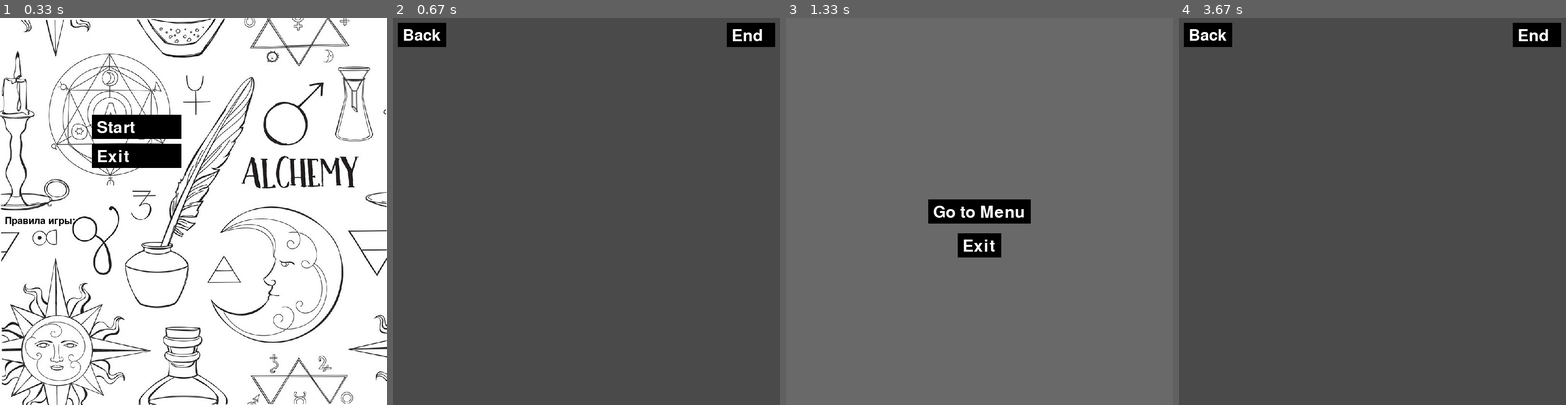
Above: before the commit, frames 1-4 (left to right).
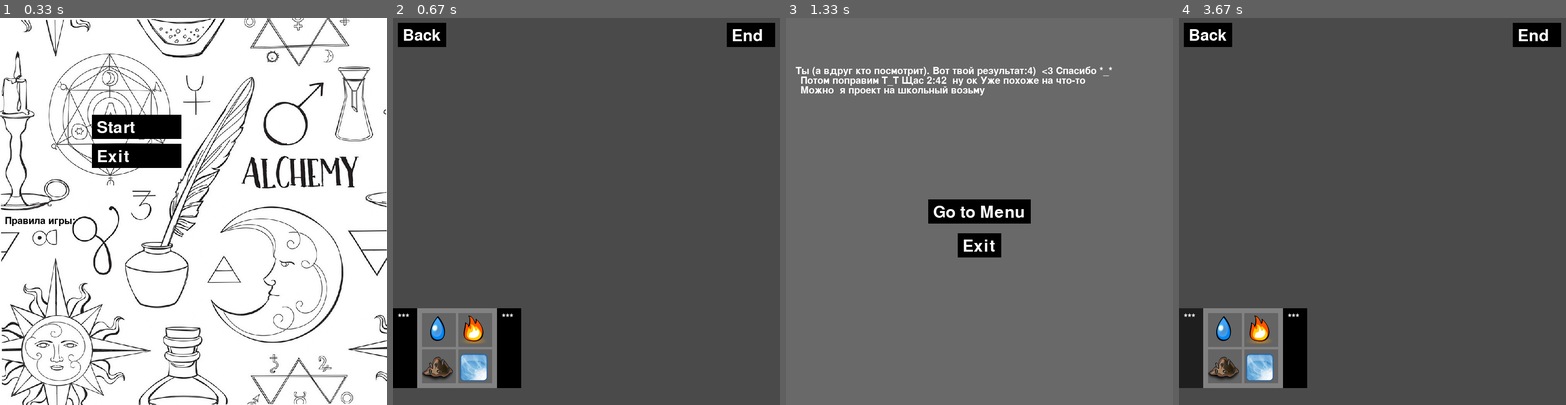
Above: after the commit, the same moments.

Repository: MambaElm/PygameProject
Game: pygame game, started from main.py
Same seed, same stepped clock (60 frames per second), same inputs: the game is played once before the commit and once after it.
Inputs (mouse positions are in pixels of both pictures, inside the frame that each line leads up to):
- Up to frame 1 (0.33 s): no input
- Up to frame 2 (0.67 s): press the mouse at (528, 126) at 0.37 s; move the mouse to (547, 114) at 0.47 s; release the mouse at (571, 107) at 0.6 s
- Up to frame 3 (1.33 s): click "End" at 0.72 s
- Up to frame 4 (3.67 s): press the mouse at (1372, 211) at 1.53 s; move the mouse to (1368, 281) at 1.63 s; release the mouse at (1364, 350) at 1.77 s; press the mouse at (1314, 126) at 1.87 s; move the mouse to (1271, 165) at 1.97 s; release the mouse at (1229, 199) at 2.1 s; press the mouse at (1209, 33) at 2.2 s; move the mouse to (1341, 192) at 2.3 s; release the mouse at (1480, 350) at 2.43 s; press the mouse at (1314, 126) at 2.53 s; move the mouse to (1391, 153) at 2.63 s; release the mouse at (1469, 176) at 2.77 s; press the mouse at (1209, 33) at 2.87 s; move the mouse to (1248, 137) at 2.97 s; release the mouse at (1291, 242) at 3.1 s; press the mouse at (1314, 126) at 3.2 s; move the mouse to (1287, 172) at 3.3 s; release the mouse at (1256, 215) at 3.43 s; click (1190, 346) at 3.55 s, where only the run after the commit has a clickable "***"

Frame 1 is identical in both runs. In frame 2, 6.7% of the frame differs, in the area x 0-34%, y 75-96%; in frame 3, 1.6%; in frame 4, 6.7%.

Commit message:
Исправление слияния веток Подгон класса Closet под Element

Diff:
--- a/main.py
+++ b/main.py
@@ -6,6 +6,7 @@
 pygame.init()
 pygame.display.set_caption('X|')
 size = width, height = 800, 800
+elem_size = 65  # указать размеры для элементов
 screen = pygame.display.set_mode(size)
 clock = pygame.time.Clock()
 fps = 60
@@ -36,6 +37,51 @@
     font_type = pygame.font.SysFont(font_t, font_size)
     txt = font_type.render(message, True, font_clr)
     screen.blit(txt, (x, y))
+
+class Closet:
+    def __init__(self, pos_x, pos_y):
+        self.x = pos_x
+        self.y = pos_y
+        self.elem = pygame.sprite.Group()
+        for i in range(1, 5):
+            Element(self.elem, 60 + (elem_size + 10) * (len(self.elem) // 2) + self.x,
+                10 + (elem_size + 15) * (len(self.elem) % 2) + self.y, str(i))
+        self.color = (130, 130, 130)
+        self.color_fon_elem = (100, 100, 100)
+        self.width = (len(self.elem) // 2 + len(self.elem) % 2) * (elem_size + 15) + 5
+        self.height = (elem_size + 15) * 2 + 5
+        self.rect = pygame.Rect(self.x, self.y, self.width + 100, self.height)
+        self.left_button = Button(50, self.height)
+        self.right_button = Button(50, self.height)
+
+    def draw(self, canvas):
+        pygame.draw.rect(canvas, self.color, (self.x, self.y, self.width + 100, self.height))
+        for i, el in enumerate(self.elem):
+            pygame.draw.rect(canvas, self.color_fon_elem,
+                             (60 + (elem_size + 10) * (i // 2) + self.x, 10 + (elem_size + 10) * (i % 2) + self.y,
+                              elem_size + 5, elem_size + 5))
+        self.elem.draw(canvas)
+        self.left_button.draw(0, self.y, '***')
+        if self.width + 50 < 750:
+            self.right_button.draw(self.width + 50, self.y, '***')
+        else:
+            self.right_button.draw(750, self.y - 10, '***')
+
+    def scroll(self):
+        if self.right_button.click() and self.x > 800 - self.width:
+            self.x -= 200 / fps
+            for i, el in enumerate(self.elem):
+                el.rect.x = 60 + (elem_size + 10) * (i // 2) + self.x
+                el.rect.y = 10 + (elem_size + 15) * (i % 2) + self.y
+        if self.left_button.click() and self.x < 0:
+            self.x += 200 / fps
+            for i, el in enumerate(self.elem):
+                el.rect.x = 60 + (elem_size + 10) * (i // 2) + self.x
+                el.rect.y = 10 + (elem_size + 15) * (i % 2) + self.y
+
+    def new_elem(self, element):
+        self.elem.add(element)
+        self.width = (len(self.elem) // 2 + len(self.elem) % 2) * (elem_size + 15) + 5
 
 
 class Button:
@@ -111,6 +157,9 @@
         screen.fill((105, 105, 105))
         go_to_menu.draw(294, 375, 'Go to Menu', 50)
         quit_button.draw(355, 445, 'Exit', 50)
+        print_txt(f'Ты (а вдруг кто посмотрит). Вот твой результат:{len(closet.elem)})  <3 Спасибо *_*', 20, 100)
+        print_txt('Потом поправим Т_Т Щас 2:42  ну ок Уже похоже на что-то', 30, 120)
+        print_txt('Можно  я проект на школьный возьму ', 30, 140)
         if go_to_menu.click():
             return
         if quit_button.click():
@@ -121,8 +170,8 @@
 
 
 class Element(pygame.sprite.Sprite):  ##  класс элемента
-    def __init__(self, pos_x, pos_y, name):
-        super().__init__(invisible_sprites)
+    def __init__(self, group, pos_x, pos_y, name):
+        super().__init__(group)
         self.name = str(name)
         self.image = load_image(self.name + '.png')
         self.rect = self.image.get_rect()
@@ -146,13 +195,13 @@
 
 
 def inv_to_v(elem, pos_x, pos_y):  ## создание видимого спрайта, по номеру и желаемому положению
-    visible_sprites.add(Element(pos_x, pos_y, elem.name))
+    visible_sprites.add(Element(invisible_sprites, pos_x, pos_y, elem.name))
 
 
 with open('data/elements.csv', encoding="utf8") as csvfile:  ## Создаю по одному спрайту каждого элемента
     reader = csv.reader(csvfile, delimiter=';', quotechar='"')
     for i in reader:
-        elements[str(i[1][1:])] = Element(100, 100, i[1][1:])
+        elements[str(i[1][1:])] = Element(invisible_sprites, 100, 100, i[1][1:])
         a = i[2].split()
         reactions[(a[0], a[1])] = i[1][1:]
         reactions[(a[1], a[0])] = i[1][1:]
@@ -166,6 +215,7 @@
     end_button = Button(100, 50)
     back_menu = Button(100, 50)
     running = True
+    closet = Closet(0, 600)
     while running:
         for event in pygame.event.get():
             if event.type == pygame.QUIT:
@@ -184,6 +234,8 @@
         screen.fill((74, 74, 74))
         back_menu.draw(10, 10, 'Back', 49)
         end_button.draw(690, 10, 'End', 50)
+        closet.draw(screen)
+        closet.scroll()
         if back_menu.click():
             menu()
         if end_button.click():
